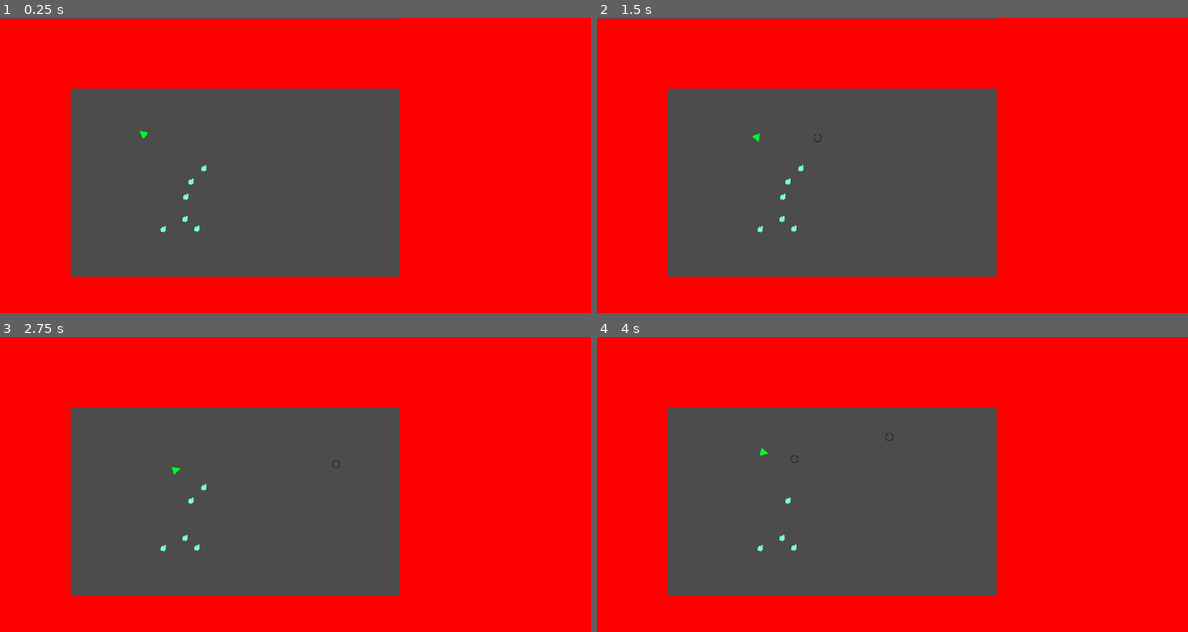
Above: before the commit, frames 1-4 (two rows, left to right).
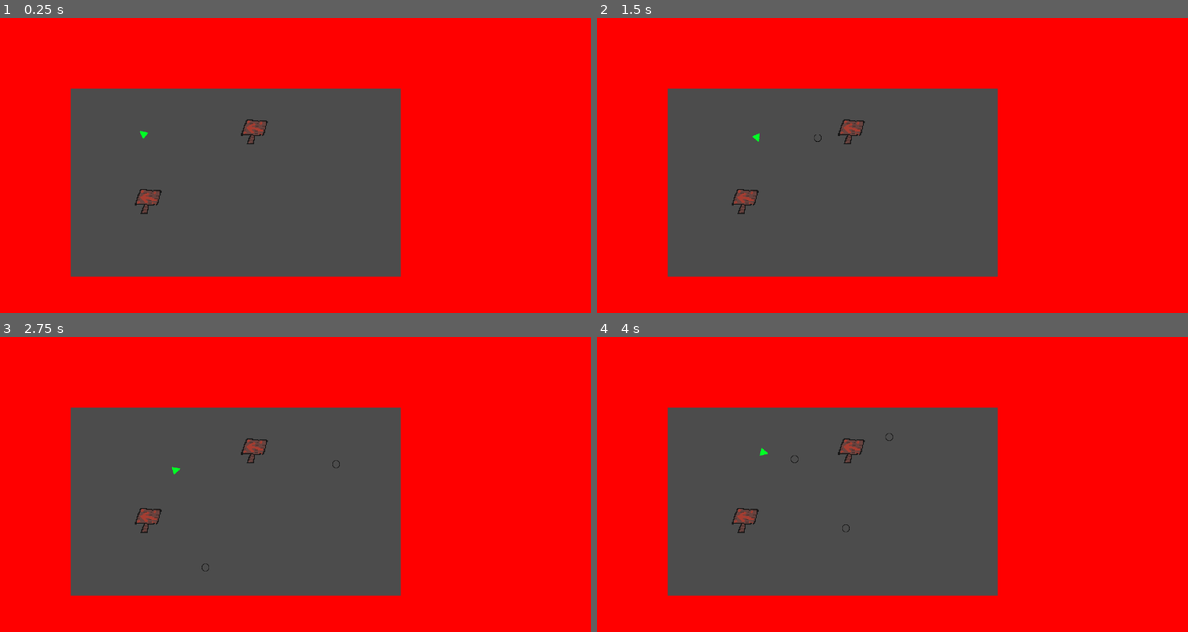
Above: after the commit, the same moments.

Repository: bentuttle2000/Game-Jam-F2021-2pm
Game: Godot game, scene res://Stages/StageOne.tscn
The game is run twice, just before and just after one commit, with the same random seed, the same clock (stepped at 60 frames per second) and the same inputs.
Inputs (mouse positions are in pixels of both pictures, inside the frame that each line leads up to):
- Up to frame 1 (0.25 s): no input
- Up to frame 2 (1.5 s): tap Enter (ui_accept) at 0.5, 0.77 s; move the mouse to (1022, 150) at 0.52 s; hold D (ui_right) 0.53-1.28 s; hold E (use_action, bound only after the commit) 0.53-1.28 s; move the mouse to (774, 180) at 1.27 s; hold S (ui_down) from 1.28 s (still down); tap E (use_action, bound only after the commit) at 1.35 s
- Up to frame 3 (2.75 s): tap Enter (ui_accept) at 1.52 s; move the mouse to (354, 419) at 2.02 s; release S (ui_down) at 2.03 s; hold D (ui_right) from 2.03 s (still down); hold E (use_action, bound only after the commit) from 2.03 s (still down)
- Up to frame 4 (4 s): tap Enter (ui_accept) at 2.75, 3.02, 3.77 s; move the mouse to (862, 543) at 2.77 s; release D (ui_right) at 2.78 s; release E (use_action, bound only after the commit) at 2.78 s; hold W (ui_up) 2.78-3.53 s; tap E (use_action, bound only after the commit) at 2.85 s; move the mouse to (1069, 528) at 3.52 s; hold A (ui_left) from 3.53 s (still down); hold E (use_action, bound only after the commit) from 3.53 s (still down)

The runs differ from the first frame. In frame 1, 0.9% of the frame differs, in the area x 0-68%, y 0-88%; in frame 2, 0.9%; in frame 3, 0.9%; in frame 4, 0.8%.

Commit message:
Dialogue System
Creates NPC Scene, Dialogue Scene, Adds function to player script

Diff:
--- /dev/null
+++ b/GameJam/Objects/NPC.gd
@@ -0,0 +1,16 @@
+extends Area2D
+
+#Basic NPC code transferrable and rewriteable to allocate different dialogue boxes
+#for different NPCS.
+#Created 10/31/21 By Nick "Goro Majima" Mineo
+
+func _input(event):
+	if event.is_action_pressed("use_action") and len(get_overlapping_bodies()) > 0: #when the player is within the area of the dialogue collision box,
+		find_and_use_dialogue() # do the thing vvvvv
+
+#THE THING:
+func find_and_use_dialogue():
+	var dialogue_player = get_node_or_null("DialoguePlayer") #obtain the DialoguePlayer child node.
+
+	if dialogue_player: 	   #if it exists,
+		dialogue_player.play() #play its contents.
--- /dev/null
+++ b/GameJam/Objects/NPC.tscn
@@ -0,0 +1,17 @@
+[gd_scene load_steps=4 format=2]
+
+[ext_resource path="res://Assets/Sign.png" type="Texture" id=1]
+[ext_resource path="res://Objects/NPC.gd" type="Script" id=2]
+
+[sub_resource type="RectangleShape2D" id=1]
+extents = Vector2( 48, 40 )
+
+[node name="NPC" type="Area2D"]
+collision_layer = 8
+script = ExtResource( 2 )
+
+[node name="Sprite" type="Sprite" parent="."]
+texture = ExtResource( 1 )
+
+[node name="CollisionShape2D" type="CollisionShape2D" parent="."]
+shape = SubResource( 1 )
--- a/GameJam/Objects/Player.gd
+++ b/GameJam/Objects/Player.gd
@@ -35,3 +35,10 @@
 		inst.position = $Position2D.global_position
 		get_parent().add_child(inst)
 		inst.set_direction(get_global_mouse_position() - global_position);
+
+#----Set active parameters for player physics which are rendered inactive upon entering dialogue----#
+#-Nick Mineo-#
+func set_active(active):
+	set_physics_process(active)
+	set_process(active)
+	set_process_input(active)
--- a/GameJam/Objects/Wall.tscn
+++ b/GameJam/Objects/Wall.tscn
@@ -3,7 +3,7 @@
 [ext_resource path="res://Assets/Wall.png" type="Texture" id=1]
 
 [sub_resource type="RectangleShape2D" id=1]
-extents = Vector2( 8.06514, 8.05273 )
+extents = Vector2( 8, 8 )
 
 [node name="Wall" type="Sprite"]
 texture = ExtResource( 1 )
--- a/GameJam/Stages/StageOne.tscn
+++ b/GameJam/Stages/StageOne.tscn
@@ -1,8 +1,9 @@
-[gd_scene load_steps=4 format=2]
+[gd_scene load_steps=5 format=2]
 
 [ext_resource path="res://Objects/Player.tscn" type="PackedScene" id=1]
-[ext_resource path="res://Objects/Enemy.tscn" type="PackedScene" id=2]
+[ext_resource path="res://UI/DialoguePlayer.tscn" type="PackedScene" id=2]
 [ext_resource path="res://Objects/Wall.tscn" type="PackedScene" id=3]
+[ext_resource path="res://Objects/NPC.tscn" type="PackedScene" id=4]
 
 [node name="StageOne" type="Node2D"]
 
@@ -10,8 +11,8 @@
 position = Vector2( 309.528, 250.786 )
 
 [node name="Wall" parent="." instance=ExtResource( 3 )]
-position = Vector2( 669.411, 77.7787 )
-scale = Vector2( 83.8859, 9.45305 )
+position = Vector2( 660.219, 65.0508 )
+scale = Vector2( 84.5046, 11.044 )
 
 [node name="Wall4" parent="." instance=ExtResource( 3 )]
 position = Vector2( 658.38, 607.54 )
@@ -22,23 +23,16 @@
 scale = Vector2( 10.206, 31.7308 )
 
 [node name="Wall3" parent="." instance=ExtResource( 3 )]
-position = Vector2( 1120.77, 327.187 )
-scale = Vector2( 31.8609, 42.2039 )
+position = Vector2( 1122.45, 322.371 )
+scale = Vector2( 31.8609, 41.1241 )
 
-[node name="Enemy" parent="." instance=ExtResource( 2 )]
-position = Vector2( 400.844, 437.379 )
+[node name="NPC" parent="." instance=ExtResource( 4 )]
+position = Vector2( 548.153, 241.735 )
 
-[node name="Enemy2" parent="." instance=ExtResource( 2 )]
-position = Vector2( 354.163, 459.186 )
+[node name="DialoguePlayer" parent="NPC" instance=ExtResource( 2 )]
 
-[node name="Enemy3" parent="." instance=ExtResource( 2 )]
-position = Vector2( 402.917, 388.782 )
+[node name="NPC2" parent="." instance=ExtResource( 4 )]
+position = Vector2( 317.587, 392.926 )
 
-[node name="Enemy4" parent="." instance=ExtResource( 2 )]
-position = Vector2( 413.569, 355.86 )
-
-[node name="Enemy5" parent="." instance=ExtResource( 2 )]
-position = Vector2( 427.383, 457.594 )
-
-[node name="Enemy6" parent="." instance=ExtResource( 2 )]
-position = Vector2( 442.037, 326.865 )
+[node name="DialoguePlayer" parent="NPC2" instance=ExtResource( 2 )]
+dialogue_file = "res://UI/DialogueJsons/TestDialogue2.json"
--- /dev/null
+++ b/GameJam/UI/DialogueJsons/TestDialogue1.json
@@ -0,0 +1,5 @@
+[
+    {"name": "Mr. Sign", "text": "This is a Dialogue Box"},
+    {"name": "Mr. Sign", "text": "When a JSON file is read,"},
+    {"name": "Mr. Sign","text": "It will be translated here."}
+]
--- /dev/null
+++ b/GameJam/UI/DialogueJsons/TestDialogue2.json
@@ -0,0 +1,26 @@
+[
+    {
+        "name": "Other Sign",
+        "text": "I am a different Sign"
+    },
+    {
+        "name": "Other Sign",
+        "text": "I have my own dialogue,"
+    },
+    {
+        "name": "Other Sign",
+        "text": "and my own number of lines."
+    },
+    {
+        "name": "Other Sign",
+        "text": "The FitnessGram Pacer
+        Test is a multistage aerobic capacity test that progressively gets
+        more difficult as it continues. The 20 meter pacer test will
+        begin in 30 seconds. Line up at the start. The running speed starts
+        slowly but gets faster each minute after you hear this signal bodeboop.
+         A sing lap should be completed every time you hear this sound.
+         ding Remember to run in a straight line and run as long as possible.
+          The second time you fail to complete a lap before the sound, your test is over.
+           The test will begin on the word start. On your mark. Get ready!… Start. ding"
+    }
+]
--- /dev/null
+++ b/GameJam/UI/DialoguePlayer.gd
@@ -0,0 +1,68 @@
+extends CanvasLayer
+
+#Main function for obtaining and translating dialogue from an external JSON file
+#and importing it into GODOT and displaying it as a dialogue box
+#Created by Nick "Goro Majima" Mineo
+
+export(String, FILE, "*.json") var dialogue_file #export variable viewable by inspector, load in the corresponding NPC's dialogue JSON file here.
+
+
+var dialogues = []		  #array of JSON lines from external file
+var dialogueCurrentID = 0 #Current JSON line number storage variable
+var is_dialogue_active = false #dialogue is by default not active
+
+onready var textName = $ColorRect/Name       #ease of formatting
+onready var textMessage = $ColorRect/Message #ditto
+onready var dialogueBox = $ColorRect         #also ditto
+
+
+func _ready():
+	dialogueBox.visible = false #invisible upon startup
+
+func play():
+	if is_dialogue_active:
+		return
+
+	dialogues = load_dialogue()
+
+	set_player_inactive() #set the player controls to inactive while dialogue is open
+	is_dialogue_active = true
+	dialogueBox.visible = true
+	dialogueCurrentID = -1 #set the current line to be 1 before the first
+	next_line()
+
+func _input(event):
+	if event.is_action_pressed("use_action"): #when the action button (Default E, can be changed later) is pressed,
+		next_line() #Play the next line of dialogue
+
+func next_line():
+	if not is_dialogue_active:
+		return
+	dialogueCurrentID += 1
+	if dialogueCurrentID >= len(dialogues): #once the final box has been reached,
+		$DialogueTimer.start() #start the timer that prevents looping,
+		dialogueBox.visible = false #deactive the box,
+		set_player_active() # and regain player control.
+		return
+	textName.text = dialogues[dialogueCurrentID]['name'] #set the npc name to the corresponding line.
+	textMessage.text = dialogues[dialogueCurrentID]['text'] #Set the text to the corresponding line.
+
+func load_dialogue():
+	var file = File.new() #standard file loading function
+	if file.file_exists(dialogue_file):
+		file.open(dialogue_file, file.READ)
+		return parse_json(file.get_as_text())
+
+
+func _on_DialogueTimer_timeout():
+	is_dialogue_active = false #makes sure that the player cannot activate the same dialogue loop for .4 seconds after ending the final box.
+
+func set_player_active():
+	var player = get_tree().get_root().find_node("Player", true, false)
+	if player:
+		player.set_active(true)
+
+func set_player_inactive():
+	var player = get_tree().get_root().find_node("Player", true, false)
+	if player:
+		player.set_active(false)
--- /dev/null
+++ b/GameJam/UI/DialoguePlayer.tscn
@@ -0,0 +1,67 @@
+[gd_scene load_steps=6 format=2]
+
+[ext_resource path="res://UI/Fonts/ARIAL.TTF" type="DynamicFontData" id=1]
+[ext_resource path="res://UI/Fonts/ARIALBD.TTF" type="DynamicFontData" id=2]
+[ext_resource path="res://UI/DialoguePlayer.gd" type="Script" id=3]
+
+[sub_resource type="DynamicFont" id=1]
+size = 30
+outline_size = 3
+outline_color = Color( 0, 0, 0, 1 )
+font_data = ExtResource( 2 )
+
+[sub_resource type="DynamicFont" id=2]
+size = 23
+font_data = ExtResource( 1 )
+
+[node name="DialoguePlayer" type="CanvasLayer"]
+script = ExtResource( 3 )
+dialogue_file = "res://UI/DialogueJsons/TestDialogue1.json"
+
+[node name="ColorRect" type="ColorRect" parent="."]
+visible = false
+margin_left = 64.0
+margin_top = 64.0
+margin_right = 1216.0
+margin_bottom = 192.0
+color = Color( 0.172549, 0.14902, 0.14902, 1 )
+__meta__ = {
+"_edit_use_anchors_": false
+}
+
+[node name="ColorRect2" type="ColorRect" parent="ColorRect"]
+margin_left = 16.0
+margin_top = -48.0
+margin_right = 224.0
+color = Color( 0.172549, 0.14902, 0.14902, 1 )
+__meta__ = {
+"_edit_use_anchors_": false
+}
+
+[node name="Name" type="RichTextLabel" parent="ColorRect"]
+margin_left = 24.0
+margin_top = -40.0
+margin_right = 216.0
+margin_bottom = 4.0
+custom_fonts/normal_font = SubResource( 1 )
+text = "Goro Majima"
+__meta__ = {
+"_edit_use_anchors_": false
+}
+
+[node name="Message" type="RichTextLabel" parent="ColorRect"]
+margin_left = 128.0
+margin_top = 32.0
+margin_right = 896.0
+margin_bottom = 112.0
+custom_fonts/normal_font = SubResource( 2 )
+text = "This is a message. When there is something written inside of a JSON file in this project with coordinated code, It will show up here."
+__meta__ = {
+"_edit_use_anchors_": false
+}
+
+[node name="DialogueTimer" type="Timer" parent="."]
+wait_time = 0.4
+one_shot = true
+
+[connection signal="timeout" from="DialogueTimer" to="." method="_on_DialogueTimer_timeout"]
--- a/GameJam/project.godot
+++ b/GameJam/project.godot
@@ -46,6 +46,11 @@
 , Object(InputEventJoypadButton,"resource_local_to_scene":false,"resource_name":"","device":0,"button_index":13,"pressure":0.0,"pressed":false,"script":null)
  ]
 }
+use_action={
+"deadzone": 0.5,
+"events": [ Object(InputEventKey,"resource_local_to_scene":false,"resource_name":"","device":0,"alt":false,"shift":false,"control":false,"meta":false,"command":false,"pressed":false,"scancode":69,"unicode":0,"echo":false,"script":null)
+ ]
+}
 
 [physics]
 
Binary file added: GameJam/Assets/Sign.png
Not shown, added: GameJam/Assets/Sign.png.import
Binary file added: GameJam/UI/Fonts/ARIAL.TTF
Binary file added: GameJam/UI/Fonts/ARIALBD.TTF
Binary file added: GameJam/UI/Fonts/ARIALBI.TTF
Binary file added: GameJam/UI/Fonts/ARIALI.TTF
Binary file added: GameJam/UI/Fonts/ARIBLK.TTF
